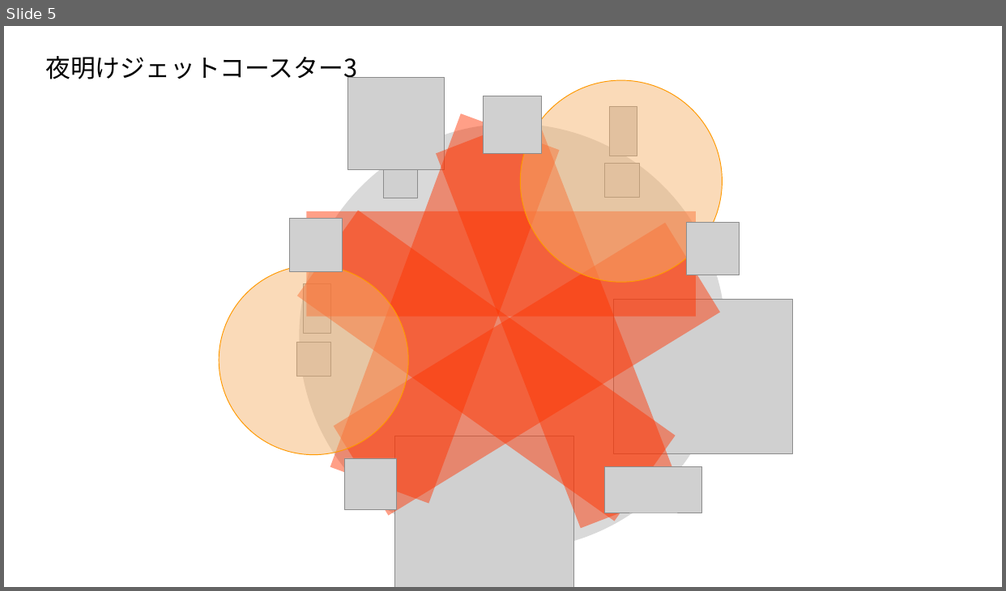
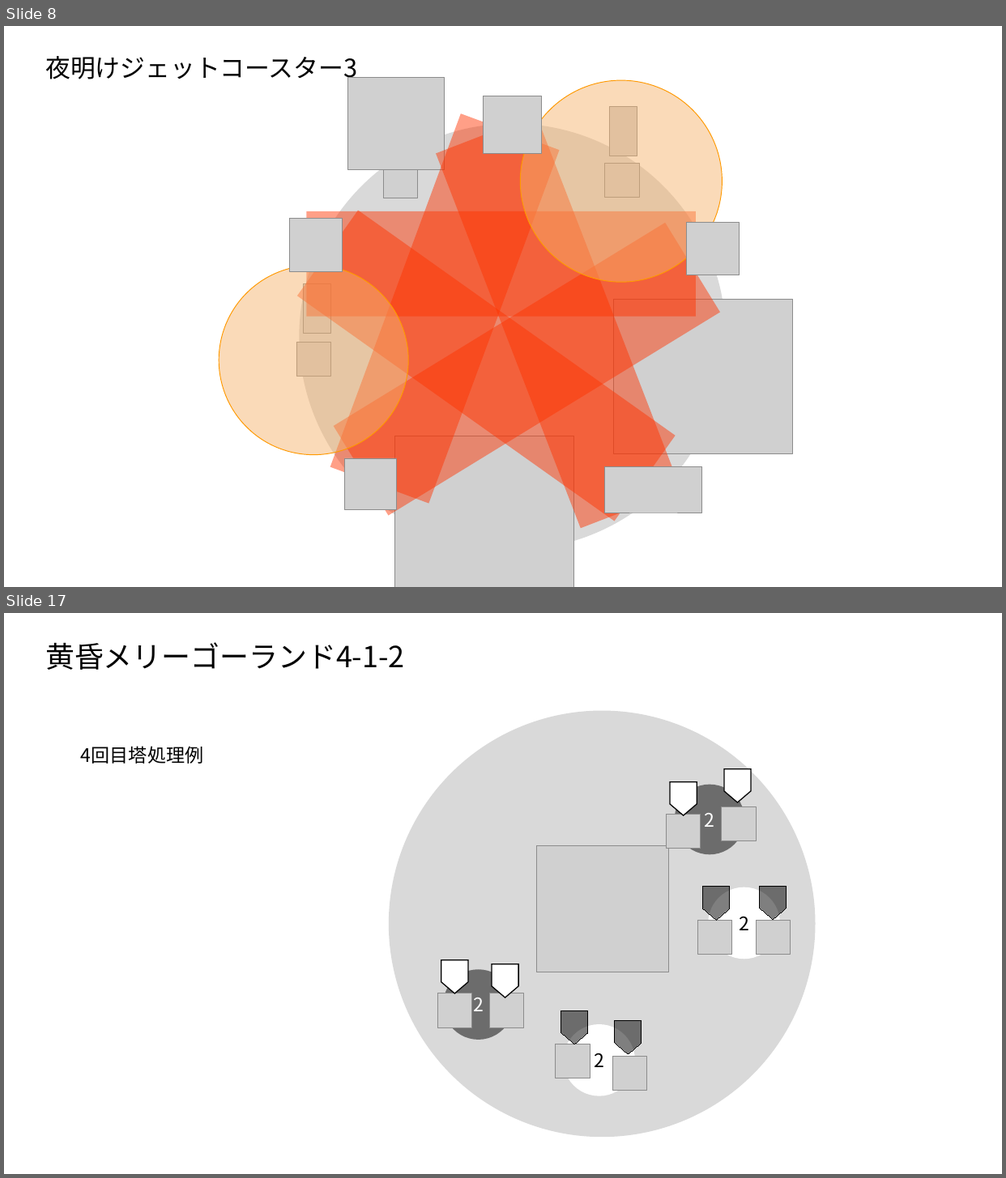
Before and after one commit to tufuchipaji/Tiera, a slide deck: 机制图示.pptx. Shown one above the other, each under a label of ours: slide 5 before the commit, slides 8 and 17 after it; the slides between them are not shown. The pictures are 1006x591 and 1006x1178 pixels, drawn with LibreOffice and Linux fonts; fonts in the diff are those of the drawing; grey boxes stand for pictures. Boxes give left, top, right and bottom in pixels: in the first picture for what was removed or moved away, otherwise in the second. Text is boxed around its words. In the diff, an @@ line names an element or a change of style, - is before the commit and + after.

Commit message:
黄昏旋转木马图示完成

```diff
--- a/机制图示.pptx
+++ b/机制图示.pptx
@@ slide 17 added at [4,613,1002,1174], background #FFFFFF @@
@@ title added at [45,642,405,670], 28 pt, text #000000 @@
+黄昏メリーゴーランド4-1-2
@@ ellipse added at [389,710,816,1137], fill #D9D9D9 @@
@@ text added at [81,746,203,764], 18 pt, text #000000 @@
+4回目塔処理例
@@ pentagon arrow added at [670,781,697,815], fill #FFFFFF, outline #000000 1 pt @@
@@ pentagon arrow added at [725,769,752,803], fill #FFFFFF, outline #000000 1 pt @@
@@ ellipse added at [675,785,745,855], fill #000000 at 50% opacity, 18 pt, text #FFFFFF @@
+2
@@ picture added at [722,807,756,841] @@
@@ picture added at [667,815,701,849] @@
@@ picture added at [536,845,669,973] @@
@@ pentagon arrow added at [703,887,730,920], fill #000000 at 50% opacity, outline #000000 0.75 pt @@
@@ ellipse added at [710,888,780,959], fill #FFFFFF, outline #FFFFFF 1.5 pt, 18 pt, text #000000 @@
+2
@@ pentagon arrow added at [760,886,786,919], fill #000000 at 50% opacity, outline #000000 0.75 pt @@
@@ picture added at [698,920,732,954] @@
@@ picture added at [756,920,790,954] @@
@@ pentagon arrow added at [441,960,468,994], fill #FFFFFF, outline #000000 1 pt @@
@@ ellipse added at [444,969,513,1040], fill #000000 at 50% opacity, 18 pt, text #FFFFFF @@
+2
@@ pentagon arrow added at [492,965,518,999], fill #FFFFFF, outline #000000 1 pt @@
@@ picture added at [438,994,473,1029] @@
@@ picture added at [490,994,524,1029] @@
@@ pentagon arrow added at [561,1011,588,1045], fill #000000 at 50% opacity, outline #000000 0.75 pt @@
@@ ellipse added at [564,1025,634,1096], fill #FFFFFF, outline #FFFFFF 1.5 pt, 18 pt, text #000000 @@
+2
@@ pentagon arrow added at [615,1021,641,1055], fill #000000 at 50% opacity, outline #000000 0.75 pt @@
@@ picture added at [556,1044,590,1079] @@
@@ picture added at [613,1056,648,1091] @@
@@ what was slide 5 is now slide 8 @@
```
Also in this commit, not shown: 1 slide changed, 13 other slides added, 1 other file.
